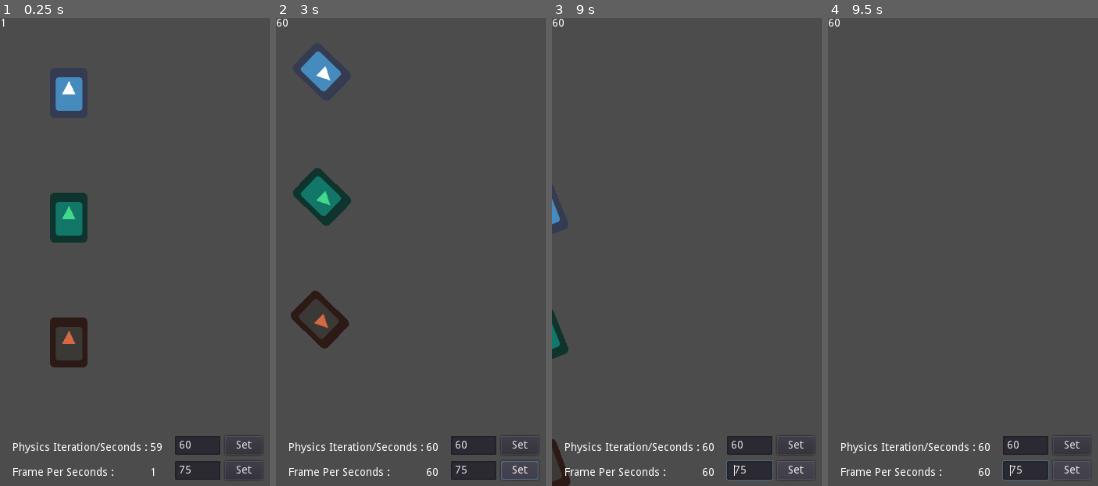
Above: before the commit, frames 1-4 (left to right).
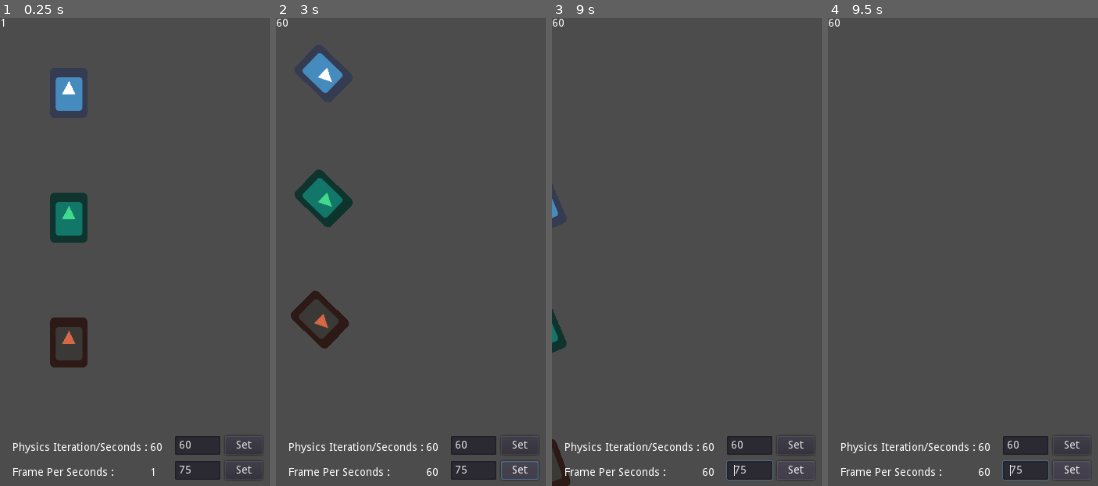
Above: after the commit, the same moments.

Repository: mcandries/Smooth_test1
Game: Godot game, scene res://Node2D.tscn
Two runs of this game, one before a commit and one after it. Both use one fixed random seed, a clock stepped at 60 frames per second and the inputs below. The engine's default icon, where the game draws it, is replaced by a stand-in: a white triangle on a blue panel in a dark square.
Inputs:
- Up to frame 1 (0.25 s): no input
- Up to frame 2 (3 s): click "Set" at 0.5 s; click "Set" at 1.25 s; tap Enter at 2 s; hold Right (ui_right) 2.03-2.78 s; hold Down (ui_down) from 2.78 s (still down)
- Up to frame 3 (9 s): tap Space at 3.5, 5, 6.5 s; release Down (ui_down) at 3.53 s; hold Right (ui_right) 3.53-4.28 s; tap Enter at 4.25, 5.75 s; hold Up (ui_up) 4.28-5.03 s; hold Left (ui_left) 5.03-6.53 s; hold Down (ui_down) 6.53-7.28 s; hold Right (ui_right) 7.28-8.03 s; hold Up (ui_up) 8.03-8.78 s; hold Right (ui_right) from 8.78 s (still down)
- Up to frame 4 (9.5 s): keep holding Right (ui_right)

The runs differ from the first frame. In frame 1, less than 0.1% of the frame differs, in the area x 55-60%, y 90-93%; in frame 2, 0.5%, in the area x 6-29%, y 7-45%; in frame 3, 0.2%; in frame 4, nothing differs.

Commit message:
clean

Diff:
--- a/Node2D.gd
+++ b/Node2D.gd
@@ -91,30 +91,21 @@
 #		rotated += delta_rota
 
 
-	prints (
-		iter_of_frame,
-		"physic interpo fract :", Engine.get_physics_interpolation_fraction(),
-		"current_iter_tick :", current_iter_tick,
-		"frame_tick :", last_frame_tick, current_frame_tick,
-		"time_delta :", time_delta,
-		"smooth pos :",
-		tmp,
-		smooth_node.position,
-		smooth_node.position-tmp,
-		"kine pos", kinematic_node.position
-	)
+#	prints (
+#		iter_of_frame,
+#		"physic interpo fract :", Engine.get_physics_interpolation_fraction(),
+#		"current_iter_tick :", current_iter_tick,
+#		"frame_tick :", last_frame_tick, current_frame_tick,
+#		"time_delta :", time_delta,
+#		"smooth pos :",
+#		tmp,
+#		smooth_node.position,
+#		smooth_node.position-tmp,
+#		"kine pos", kinematic_node.position
+#	)
 
 	iter_of_frame = 0
 	first_iter_of_frame = false
-
-#	smooth_node.rotation = lerp_angle(smooth_node.rotation, kinematic_node.rotation, time_delta)
-#	prints (
-#			last_frame_tick,
-#			last_iter_tick,
-#			(last_frame_tick - last_iter_tick),
-#			Engine.iterations_per_second,
-#			time_delta,
-#			smooth_node.position)
 
 
 
@@ -131,9 +122,6 @@
 	previous_kinematic_position = kinematic_node.position
 	previous_kinematic_rotation = kinematic_node.rotation
 
-
-#	first_frame_of_iter = false
-#
 
 
 #	self.angle += deg2rad( (Input.get_action_strength("ui_right")-Input.get_action_strength("ui_left"))*150*delta )  #1 degré en radian *3
--- a/Node2D.tscn
+++ b/Node2D.tscn
@@ -14,20 +14,20 @@
 [node name="Scene" type="Node2D"]
 script = ExtResource( 5 )
 
-[node name="Node2D" type="Node2D" parent="."]
+[node name="Duke_Smoother" type="Node2D" parent="."]
 position = Vector2( 88, 96 )
 script = ExtResource( 2 )
 
-[node name="Smooth" type="Node2D" parent="Node2D"]
+[node name="Smooth" type="Node2D" parent="Duke_Smoother"]
 scale = Vector2( 0.76, 1 )
 
-[node name="icon" type="Sprite" parent="Node2D/Smooth"]
+[node name="icon" type="Sprite" parent="Duke_Smoother/Smooth"]
 texture = ExtResource( 1 )
 
-[node name="KinematicBody2D" type="KinematicBody2D" parent="Node2D"]
+[node name="KinematicBody2D" type="KinematicBody2D" parent="Duke_Smoother"]
 scale = Vector2( 0.760001, 1 )
 
-[node name="CollisionShape2D" type="CollisionShape2D" parent="Node2D/KinematicBody2D"]
+[node name="CollisionShape2D" type="CollisionShape2D" parent="Duke_Smoother/KinematicBody2D"]
 shape = SubResource( 1 )
 
 [node name="SmoothingNode" type="Node2D" parent="."]
--- a/Scene.gd
+++ b/Scene.gd
@@ -8,6 +8,8 @@
 
 # Called when the node enters the scene tree for the first time.
 func _ready():
+	Engine.iterations_per_second = 60
+	Engine.target_fps = 59
 	pass # Replace with function body.
 
 
